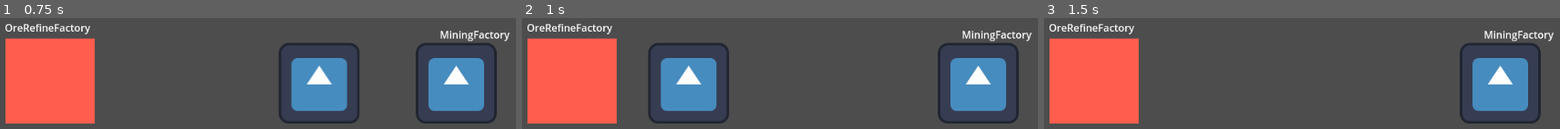
Above: before the commit, frames 1-3 (left to right).
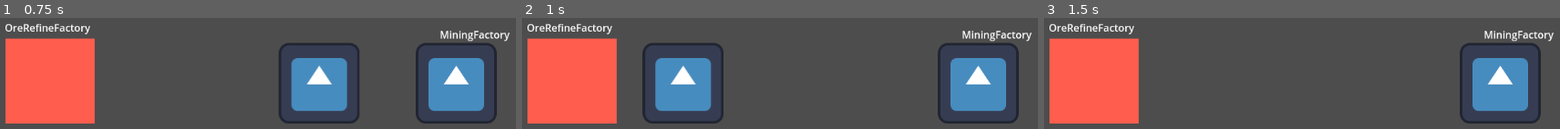
Above: after the commit, the same moments.

Repository: dethland/AFKGODOT
Game: Godot game, scene res://Tests/facility_play_ground.tscn
Two runs of this game, one before a commit and one after it. Both use one fixed random seed, a clock stepped at 60 frames per second and the inputs below. The project has no main scene, so this scene is started directly. The engine's default icon, where the game draws it, is replaced by a stand-in: a white triangle on a blue panel in a dark square.
Inputs (mouse positions are in pixels of both pictures, inside the frame that each line leads up to):
- Up to frame 1 (0.75 s): tap Enter (ui_accept) at 0.5, 0.6 s; move the mouse to (outside the picture) at 0.52 s; click (outside the picture) at 0.67 s
- Up to frame 2 (1 s): tap Enter (ui_accept) at 0.77 s
- Up to frame 3 (1.5 s): tap Enter (ui_accept) at 1.07, 1.35 s; move the mouse to (outside the picture) at 1.27 s; click (outside the picture) at 1.42 s

Frame 1 is identical in both runs. In frame 2, 3.0% of the frame differs, in the area x 23-41%, y 22-96%; in frame 3, nothing differs.

Commit message:
some clean up

Diff:
--- a/Game/Scripts/BuildingRelated/Facility.gd
+++ b/Game/Scripts/BuildingRelated/Facility.gd
@@ -12,7 +12,7 @@
 
 var recipe : Dictionary
 
-
+signal item_changed
 
 @onready var container = ResourceDataContainer.new()
 
@@ -28,11 +28,13 @@
 	for item in item_list:
 		container.stackable_add_resource_data(item)
 	container.beautiful_debug()
+	emit_signal("item_changed")
 
 func convert_resource():
 	# check if there is enough resource to convert
 	var check_list = RDS.convert_check_list_by_recipe(recipe)
 	print("I have enough: " + str(container.has_enough_resource(check_list)))
+	emit_signal("item_changed")
 
 func start_processing():
 	pass
@@ -62,8 +64,6 @@
 	get_parent().get_node("Colonists").add_child(instance)
 
 
-
-
 func send_resource_to(target_id, resource_data):
 	var resource_amount = resource_data.get_amount()
 	var resource_name = resource_data.get_name()
@@ -83,6 +83,7 @@
 	num_colonist -= 1
 
 func debug_update():
+	# for now only print the name of facility on the top of the head
 	var debug_text = ""
 	debug_text += get__name() + "\n"
 	$Debug.text = debug_text
@@ -109,6 +110,7 @@
 
 func _process(_delta):
 	if Input.is_action_just_released("ui_accept"):
+		# similate the cycle function called
 		match facility_type:
 			facilityTypes.CONVERTE:
 				convert_resource()
--- a/Game/Tests/facility_play_ground.tscn
+++ b/Game/Tests/facility_play_ground.tscn
@@ -8,12 +8,12 @@
 [sub_resource type="PhysicsMaterial" id="PhysicsMaterial_fcvgo"]
 
 [sub_resource type="RectangleShape2D" id="RectangleShape2D_4dngr"]
-size = Vector2(2146, 20)
+size = Vector2(1493, 20)
 
 [sub_resource type="NavigationPolygon" id="NavigationPolygon_m5msy"]
-vertices = PackedVector2Array(79, 46, 69, -27, 1044, -10, 1045, 220, 78, 222)
-polygons = Array[PackedInt32Array]([PackedInt32Array(0, 1, 2, 3), PackedInt32Array(0, 3, 4)])
-outlines = Array[PackedVector2Array]([PackedVector2Array(79, 46, 78, 222, 1045, 220, 1044, -10, 69, -27)])
+vertices = PackedVector2Array(80, -18, 1047, -14, 1045, 220, 78, 222)
+polygons = Array[PackedInt32Array]([PackedInt32Array(0, 1, 2, 3)])
+outlines = Array[PackedVector2Array]([PackedVector2Array(78, 222, 1045, 220, 1047, -14, 80, -18)])
 
 [node name="FacilityPlayGround" type="Node2D"]
 
@@ -25,11 +25,11 @@
 position = Vector2(96, 86)
 colonist_path = "res://Colonist/Colonist.tscn"
 
-[node name="StaticBody2D" type="StaticBody2D" parent="."]
+[node name="Floor" type="StaticBody2D" parent="."]
 physics_material_override = SubResource("PhysicsMaterial_fcvgo")
 
-[node name="CollisionShape2D" type="CollisionShape2D" parent="StaticBody2D"]
-position = Vector2(627, 232)
+[node name="CollisionShape2D" type="CollisionShape2D" parent="Floor"]
+position = Vector2(300.5, 232)
 shape = SubResource("RectangleShape2D_4dngr")
 
 [node name="NavigationRegion2D" type="NavigationRegion2D" parent="."]
